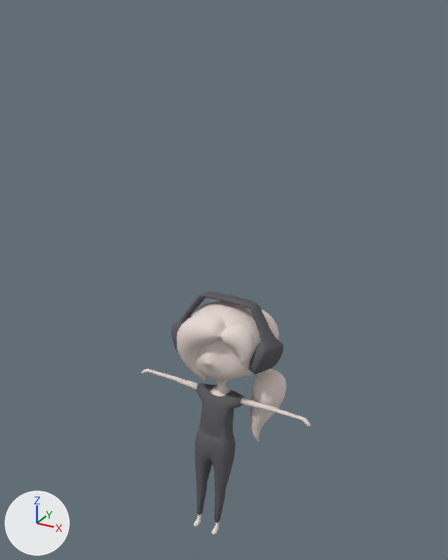
An edit to the Blender file BeatThisGame/Assets/Characters/Clowpoly.blend, drawn before and after from the same camera.
Camera for both pictures: a camera (50 mm lens) standing at (13.6, -23.8, 13.6) and looking at (0.2, 0.6, 1.4). The axes (+X, +Y, +Z) are drawn at lower left. The lights are the same throughout. The same objects are shown in both versions, whatever each file hides.

Script lines for the objects in view, before the commit:
```python
me_c_lod3 = bpy.data.meshes.new('C_LOD3')
me_c_lod3.from_pydata(...)  # 498 vertices, 506 faces; spans x -4.4..5.52, y -2.49..2.88, z -12.04..0.85
me_c_lod3.polygons.foreach_set('use_smooth', [True] * 506)
# faces by material slot: [310, 196]
me_c_lod3.materials.append(mat_material_003)  # white #e7dad4
me_c_lod3.materials.append(mat_material_004)  # dark grey #636266
ob_c_lod3 = bpy.data.objects.new('C_LOD3', me_c_lod3)
ob_c_lod3.location = (0.0, 0.0, 0.0)
_m = ob_c_lod3.modifiers.new('Subsurf', 'SUBSURF')
_m.levels = 2
_m = ob_c_lod3.modifiers.new('Decimate', 'DECIMATE')
_m.ratio = 0.25
```
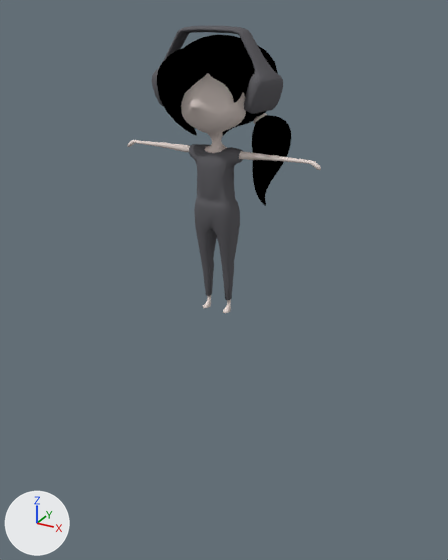
Location of each change, [x1, y1, x2, y2] in pixels of the pictures (448 x 560 px):
'C_LOD3', recoloured, moved, turned: before [141, 292, 311, 534]; after [128, 26, 321, 313]
part 1 of me_c_lod3, recoloured: before [177, 300, 286, 442]; after [157, 35, 291, 206]

What the commit changed:
Material 'Material' (mat_material) is new.
Its base color is (0.0, 0.0, 0.0) (black #000000).
me_c_lod3 has 498 vertices, 506 faces and spans x -4.4..5.52, y -2.49..2.88, z -12.04..0.85.
me_c_lod3 is used by ob_c_lod3; location (0.0, 0.0, 0.0).
me_c_lod3 part 1: 119 of the faces centred in x -1.64..3.74, y -2.09..2.65, z -7.05..0.31 switch from mat_material_003 (white #e7dad4) to mat_material (black #000000).
Object 'C_LOD3' (ob_c_lod3) moves from (0.0, 0.0, 0.0) to (-0.56, -0.23, 12.14).
Object 'C_LOD3' (ob_c_lod3) turns from (0, 0, 0) to (12, 0, 0) degrees about x, y and z.
